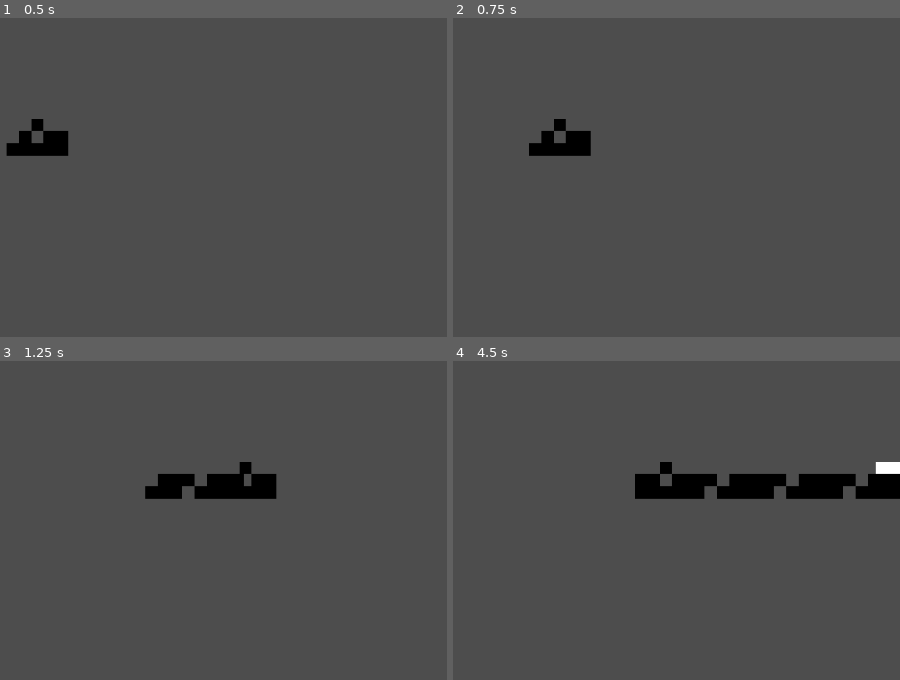
Above: before the commit, frames 1-4 (two rows, left to right).
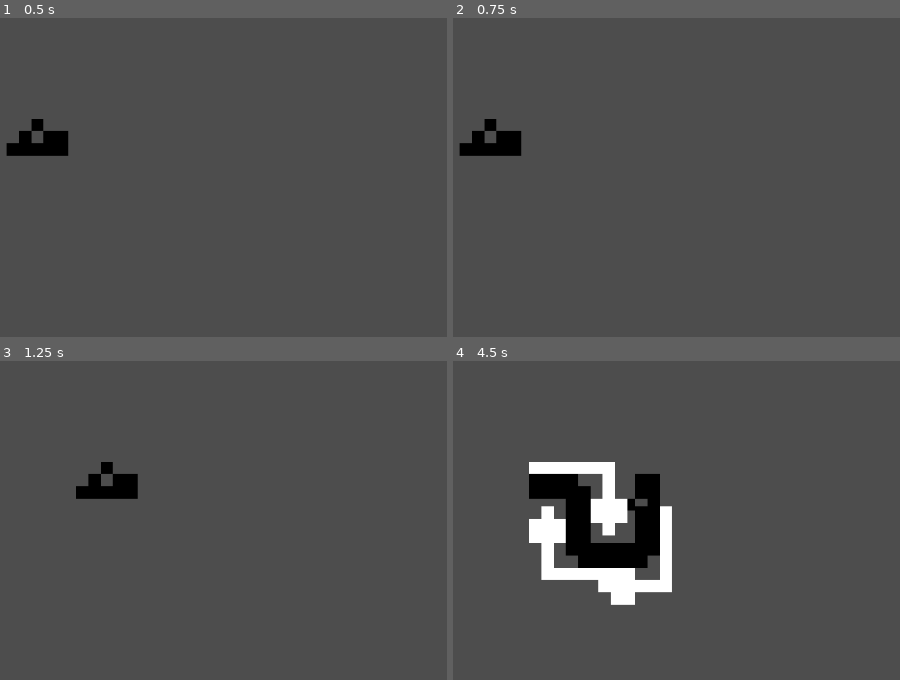
Above: after the commit, the same moments.

Repository: Vexcenot/SnakeRemastered
Game: Godot game, scene res://scenes scripts/main.tscn
Same seed, same stepped clock (60 frames per second), same inputs: the game is played once before the commit and once after it.
Inputs:
- Up to frame 1 (0.5 s): no input
- Up to frame 2 (0.75 s): tap Enter at 0.5 s; hold Right (ui_right) from 0.53 s (still down); hold Space (action) from 0.53 s (still down)
- Up to frame 3 (1.25 s): keep holding Right (ui_right); keep holding Space (action); tap Shift (action2) at 0.8 s
- Up to frame 4 (4.5 s): release Right (ui_right) at 1.28 s; release Space (action) at 1.28 s; hold Down (ui_down) 1.28-2.03 s; tap Shift (action2) at 1.35, 2.3, 2.85, 3.8 s; tap Space (action) at 1.55, 3.05, 4.35 s; hold Right (ui_right) 2.03-2.78 s; hold Space (action) 2.03-2.78 s; hold Up (ui_up) 2.78-3.53 s; hold Alt (action3) 3.53-4.28 s; hold Left (ui_left) from 3.53 s (still down)

Frame 1 is identical in both runs. In frame 2, 2.0% of the frame differs, in the area x 1-31%, y 31-44%; in frame 3, 3.0%; in frame 4, 13%, in the area x 17-100%, y 31-77%.

Commit message:
fixed head looking wrong direction when reversing

Diff:
--- a/scenes scripts/global.gd
+++ b/scenes scripts/global.gd
@@ -1,9 +1,10 @@
 extends Node
-var finalTime : float = 0.3
+var finalTime : float = 1
 var time : float = 0
 var currentDirection : String = "where the player is currently facing"
 var reversing = false
 signal tick
+signal reverse
 
 
 func _process(_delta: float) -> void:
@@ -16,5 +17,6 @@
 func _input(event: InputEvent) -> void:
 	if event.is_action_pressed("action2"):
 		reversing = true
+		reverse.emit()
 	if event.is_action_released("action2"):
 		reversing = false
--- a/scenes scripts/player.gd
+++ b/scenes scripts/player.gd
@@ -11,7 +11,7 @@
 var eat : int = 0
 var limitHor : bool = false
 
-var positions : Array = []
+var positionHistory : Array = []
 var moveOrders : Array = []
 var tailSegments : Array = []
 var directionHistory : Array = []
@@ -20,7 +20,7 @@
 
 
 func _ready() -> void:
-	positions.append(global_position)
+	positionHistory.append(global_position)
 	directionHistory.append(direction)
 	turnHistory.append(0)
 	Global.tick.connect(update)
@@ -37,7 +37,7 @@
 
 func _input(event: InputEvent) -> void:
 	# append move orders (only if not Global.reversing)
-	if moveOrders.size() < 4 && !Global.reversing:
+	if moveOrders.size() < 4 and !Global.reversing:
 		if event.is_action_pressed("ui_up"):
 			if moveOrders.back() != up:
 				moveOrders.append(up)
@@ -73,11 +73,11 @@
 	# Each tail segment follows the head's position from (i+1) steps ago
 	for i in range(tailSegments.size()):
 		var stepsAgo = i + 1
-		var posIndex = positions.size() - 1 - stepsAgo
+		var posIndex = positionHistory.size() - 1 - stepsAgo
 
 		# Ensure we have enough history
 		if posIndex >= 0:
-			tailSegments[i].global_position = positions[posIndex]
+			tailSegments[i].global_position = positionHistory[posIndex]
 
 			# Get the direction from history for this tail segment's position
 			var dirIndex = directionHistory.size() - 1 - stepsAgo
@@ -85,8 +85,6 @@
 				var segmentDirection = directionHistory[dirIndex]
 				tailSegments[i].direction = segmentDirection
 
-
-
 			var turIndex = directionHistory.size() - stepsAgo
 
 			if turIndex >= 0:
@@ -101,48 +99,54 @@
 func move():
 	if Global.reversing:
 		# Reverse movement - move backwards through position history
-		if positions.size() > 0:
+		if positionHistory.size() > 0:
 			# Get the last position from history (before current position)
-			var lastPosIndex = positions.size() - 2
+			var lastPosIndex = positionHistory.size() - 2
+			var lastDirIndex = directionHistory.size() - 2
 			if lastPosIndex >= tailSegments.size():
-				global_position = positions[lastPosIndex]
+				global_position = positionHistory[lastPosIndex]
+				direction = directionHistory[lastDirIndex]
 
 				# Update direction based on movement
-				if positions.size() >= 2:
-					var currentPos = positions[positions.size() - 1]
-					var prevPos = positions[positions.size() - 2]
-
-					# Determine direction from previous to current position
-					if prevPos.x < currentPos.x:
-						direction = right
-						$headSprite.rotation = 0
-						$headSprite.flip_h = false
-					elif prevPos.x > currentPos.x:
-						direction = left
-						$headSprite.rotation = 0
-						$headSprite.flip_h = true
-					elif prevPos.y < currentPos.y:
-						direction = down
-						$headSprite.rotation = deg_to_rad(90)
-						$headSprite.flip_h = false
-					elif prevPos.y > currentPos.y:
-						direction = up
-						$headSprite.rotation = deg_to_rad(-90)
-						$headSprite.flip_h = false
+				if positionHistory.size() >= 2:
+					match direction:
+						up:
+							$headSprite.rotation = deg_to_rad(-90)
+							$headSprite.flip_h = false
+							limitHor = false
+						down:
+							$headSprite.rotation = deg_to_rad(90)
+							$headSprite.flip_h = false
+							limitHor = false
+						left:
+							$headSprite.rotation = deg_to_rad(0)
+							$headSprite.flip_h = true
+							limitHor = true
+						right:
+							$headSprite.rotation = deg_to_rad(0)
+							$headSprite.flip_h = false
+							limitHor = true
+
+					#this one is for tail segment
+					direction = directionHistory.pop_back()
 
 				# Remove the current position from history (pop back)
-				if positions.size() > 1:
-					positions.pop_back()
-					if directionHistory.size() > 0:
-						directionHistory.pop_back()
+				if positionHistory.size() > 1:
+					positionHistory.pop_back()
+					turnHistory.pop_back()
+
+
 	else:
-		# Original forward movement
+		# Normal foward movement
 		if moveOrders.size() > 0:
 			var storedMove = moveOrders.pop_front()
+			#skips move if same or in opposite direction
 			if direction == storedMove or storedMove == up and limitHor == false or storedMove == down and limitHor == false or storedMove == left and limitHor == true or storedMove == right and limitHor == true:
 				pass
 			else:
 				direction = storedMove
+
+		#Apply position & direction
 		match direction:
 			up:
 				position.y -= moveDistance
@@ -169,12 +173,14 @@
 		if direction != stop:
 			updateArrays()
 
+
+#pushes updates to a buncha arrays
 func updateArrays():
 	if direction != directionHistory.back() and directionHistory.back() != stop:
 		turnHistory.append(1)
 	else:
 		turnHistory.append(0)
-	positions.append(global_position)
+	positionHistory.append(global_position)
 	directionHistory.append(direction)
 
 
--- a/scenes scripts/tail.gd
+++ b/scenes scripts/tail.gd
@@ -10,8 +10,9 @@
 	Global.tick.connect(update)
 
 func update():
+	#print(direction, nextDirection)
 	visible = true
-	if direction != nextDirection:
+	if direction != nextDirection and direction != stop:
 		turning = true
 	else:
 		turning = false
